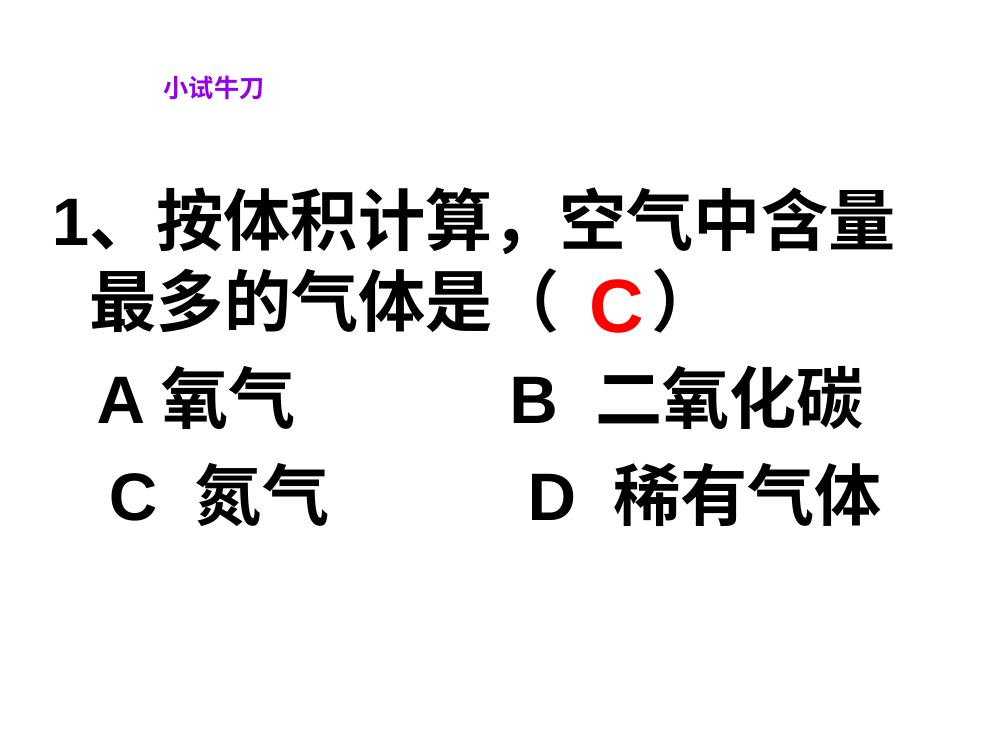
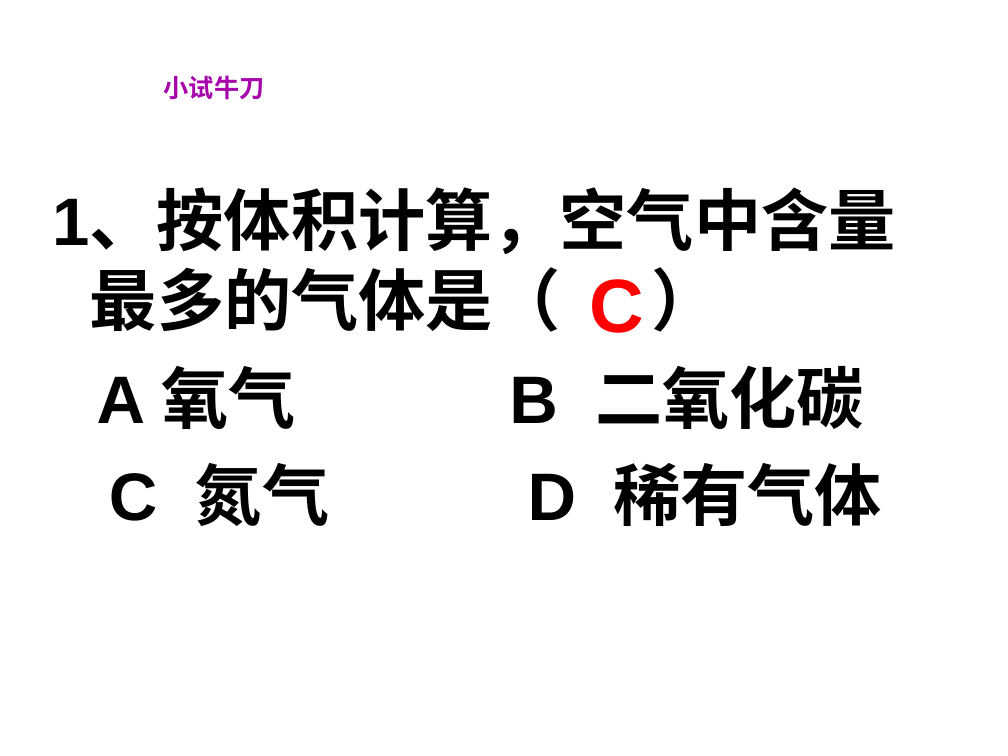
Before and after one commit to allen5261/schoolmaterial, a slide deck: slide 24 of files/化学/4-1空气的成分（15）.ppt. Drawn at 1008x756 pixels with LibreOffice and Linux fonts; fonts in the diff are those of the drawing; background and template pictures are left out. Boxes give left, top, right and bottom in pixels: in the first picture for what was removed or moved away, otherwise in the second. Text is boxed around its words. In the diff, an @@ line names an element or a change of style, - is before the commit and + after.

```diff
--- a/files/化学/4-1空气的成分（15）.ppt
+++ b/files/化学/4-1空气的成分（15）.ppt
@@ text "小试牛刀" at [164,75,265,100]: text colour gradient #9400ED to #0000FF to #A603AB @@
```
Also in this commit, not shown: 9 other slides changed, 3 other files.
